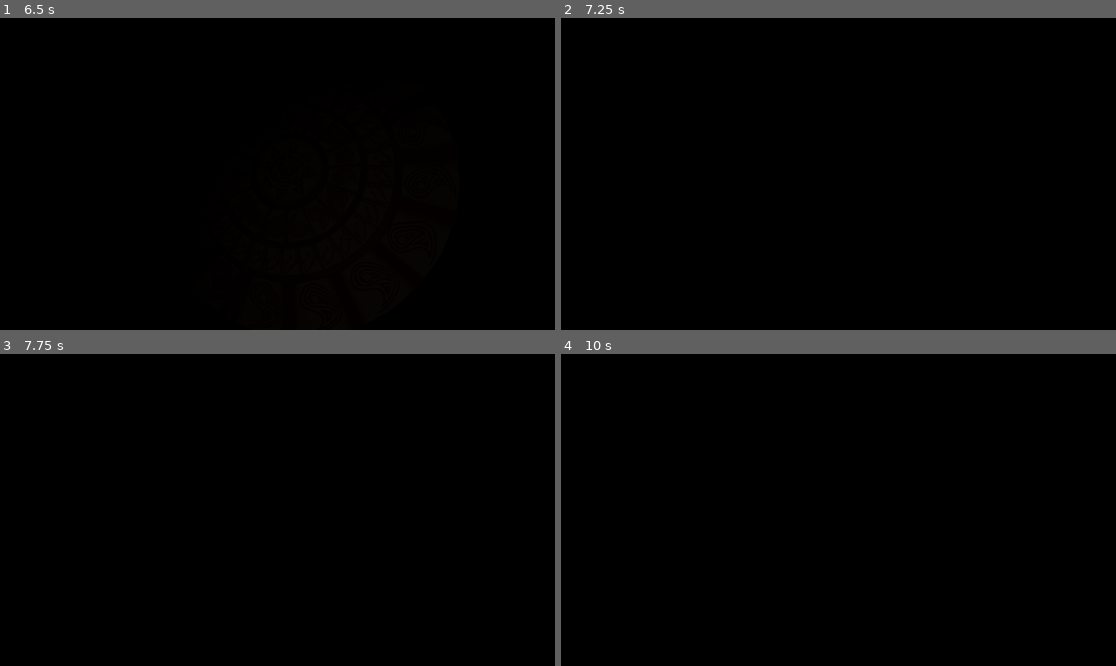
Above: before the commit, frames 1-4 (two rows, left to right).
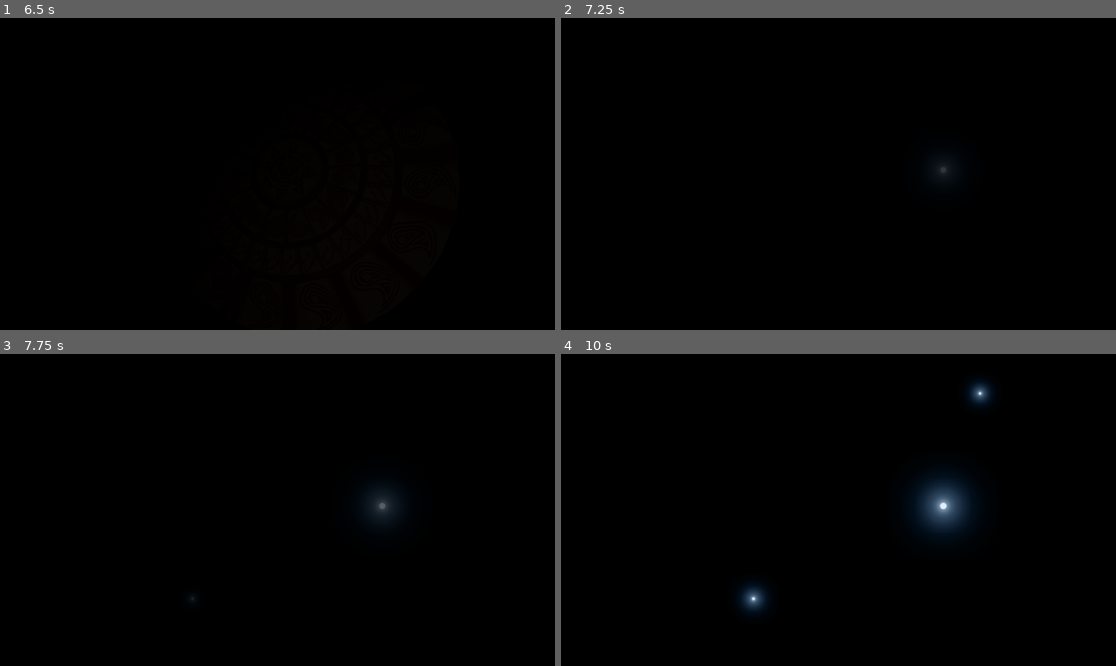
Above: after the commit, the same moments.

Repository: Wendfrey/minijam_210_astral
Game: Godot game, scene res://Scenes/MainMenu.tscn
Same seed, same stepped clock (60 frames per second), same inputs: the game is played once before the commit and once after it.
Inputs (mouse positions are in pixels of both pictures, inside the frame that each line leads up to):
- Up to frame 1 (6.5 s): click "PLAY" at 0.5 s; tap Enter at 1.25 s; move the mouse to (399, 158) at 1.27 s; tap P at 1.35, 2.85, 5.85 s; click (399, 158) at 1.42 s; drag from (166, 189) to (249, 236) at 2.02 s; move the mouse to (333, 105) at 2.77 s; click (333, 105) at 2.92 s; click "SKIP INTRO >>>" at 3.5 s; click "SKIP INTRO >>>" at 4.25 s; drag from (249, 236) to (111, 127) at 5.02 s; move the mouse to (444, 220) at 5.77 s; click (444, 220) at 5.92 s
- Up to frame 2 (7.25 s): tap Space at 6.5 s; drag from (672, 127) to (755, 96) at 6.52 s
- Up to frame 3 (7.75 s): tap Enter at 7.25 s; move the mouse to (305, 510) at 7.27 s; tap P at 7.35 s; click (305, 510) at 7.42 s
- Up to frame 4 (10 s): tap Space at 8, 9.5 s; drag from (755, 432) to (727, 525) at 8.02 s; tap Enter at 8.75 s; move the mouse to (960, 494) at 8.77 s; tap P at 8.85 s; click (960, 494) at 8.92 s; drag from (727, 525) to (810, 572) at 9.52 s

Frame 1 is identical in both runs. In frame 2, 0.1% of the frame differs, in the area x 67-71%, y 46-52%; in frame 3, 0.6%; in frame 4, 2.5%, in the area x 32-78%, y 8-84%.

Commit message:
arreglando errores del merge

Diff:
--- a/minijam-210-astral/Scenes/Nivel.tscn
+++ b/minijam-210-astral/Scenes/Nivel.tscn
@@ -758,18 +758,18 @@
 
 [node name="level" parent="." unique_id=1305496534 instance=ExtResource("3_pvqg1")]
 
-[node name="Light" parent="level" index="0" unique_id=1010224724]
+[node name="Light" parent="level" index="0" unique_id=1730370863]
 light_energy = 0.0
 
-[node name="Camera" parent="level" index="1" unique_id=1918645290]
+[node name="Camera" parent="level" index="1" unique_id=1549106887]
 transform = Transform3D(-0.240228, 0, -0.9707165, 0, 1, 0, 0.9707165, 0, -0.240228, 3.9360003, 0.605, -1.51)
 far = 4000.0
 
-[node name="Monitor" parent="level" index="5" unique_id=78813984]
+[node name="Monitor" parent="level" index="5" unique_id=254613494]
 transform = Transform3D(92.1949, 38.731136, 1.6929915e-06, 0, -4.371139e-06, 99.99999, 38.731136, -92.1949, -4.029967e-06, -0.4186713, 0, 0.27361727)
 metadata/_edit_group_ = true
 
-[node name="MonitorScreen" parent="level/Monitor" index="0" unique_id=683611111]
+[node name="MonitorScreen" parent="level/Monitor" index="0" unique_id=492388446]
 transform = Transform3D(1.1014222, -0.22911622, -2.930425e-08, 0.22911622, 1.1014222, 7.049959e-09, 2.72543e-08, -1.2870275e-08, 1.125, 0.0015037457, 4.656613e-10, 0.007069087)
 metadata/_edit_group_ = true
 
@@ -799,10 +799,10 @@
 transform = Transform3D(1, 0, 2.9802322e-08, 0, 1, 0, -2.9802322e-08, 0, 1, -5.2910764e-08, 0, 0.0018463049)
 shape = SubResource("BoxShape3D_neig4")
 
-[node name="Light_001" parent="level" index="9" unique_id=2136409123]
+[node name="Light_001" parent="level" index="9" unique_id=726229084]
 light_energy = 0.0
 
-[node name="Light_002" parent="level" index="11" unique_id=995957259]
+[node name="Light_002" parent="level" index="11" unique_id=2073180975]
 light_energy = 0.0
 
 [node name="CanvasLayer" type="CanvasLayer" parent="." unique_id=1477955772 node_paths=PackedStringArray("CameraAnimation")]
@@ -952,9 +952,8 @@
 transform = Transform3D(1, 0, 2.9802322e-08, 0, 1, 0, -2.9802322e-08, 0, 1, -5.2910764e-08, 0, 0.0018463049)
 shape = SubResource("BoxShape3D_neig4")
 
-
 [node name="ASP_level_bgm" type="AudioStreamPlayer" parent="." unique_id=332574165]
-stream = ExtResource("6_hyk74")
+stream = ExtResource("7_8xpys")
 autoplay = true
 
 [node name="SceneTransition" type="AnimationPlayer" parent="." unique_id=77127670]
--- a/minijam-210-astral/scripts/LevelCameraControls.gd
+++ b/minijam-210-astral/scripts/LevelCameraControls.gd
@@ -2,9 +2,8 @@
 
 
 @export var CameraAnimation: AnimationPlayer
-@onready var back_button: Button = $"../Screen/Control/CanvasLayer/blackBg/BackButton"
-@onready var first_window: CanvasLayer = $"../Screen/Control/CanvasLayer"
-
+@onready var back_button: Button = $"../Guide/SubViewport/Control/CanvasLayer/blackBg/BackButton"
+@onready var first_window: CanvasLayer = $"../Guide/SubViewport/Control/CanvasLayer"
 
 func _on_button_pressed():
 	CameraAnimation.play("ToWindow")
Not shown: 1 places in minijam-210-astral/Scenes/Nivel.tscn that only renumber resources
